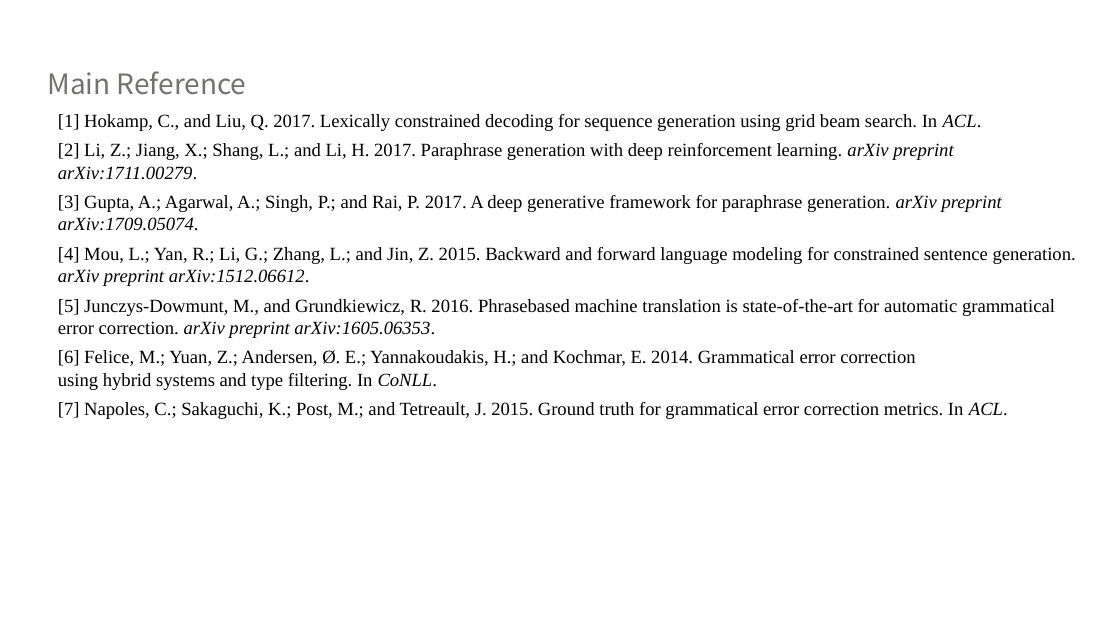
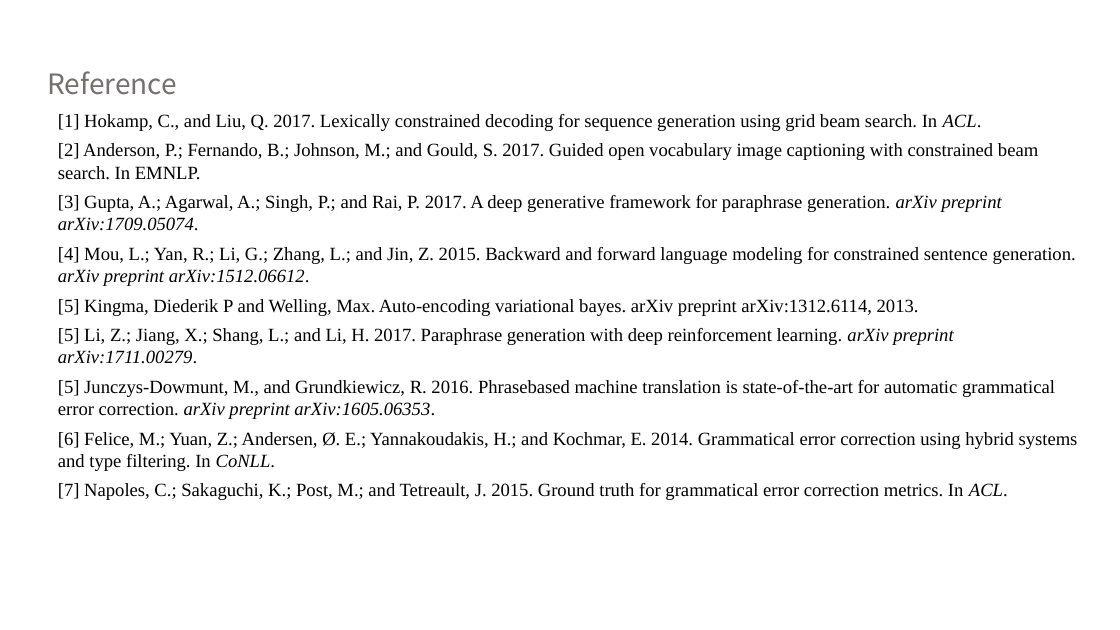
Before and after one commit to NingMiao/CGMH_slides, a slide deck: slide 12 of Miao_slides_ENG.pptx (slide 11 before the commit). Drawn at 1120x630 pixels with LibreOffice and Linux fonts; fonts in the diff are those of the drawing; background and template pictures are left out. Boxes give left, top, right and bottom in pixels: in the first picture for what was removed or moved away, otherwise in the second. Text is boxed around its words. In the diff, an @@ line names an element or a change of style, - is before the commit and + after.

```diff
--- a/Miao_slides_ENG.pptx
+++ b/Miao_slides_ENG.pptx
@@ text at [47,71,177,95]: text changed @@
-Main Reference
+Reference
@@ text at [58,143,1038,180]: text changed @@
-[2] Li, Z.; Jiang, X.; Shang, L.; and Li, H. 2017. Paraphrase generation with deep reinforcement learning. arXiv preprint arXiv:1711.00279.
+[2] Anderson, P.; Fernando, B.; Johnson, M.; and Gould, S. 2017. Guided open vocabulary image captioning with constrained beam search. In EMNLP.
@@ text at [58,299,953,364]: paragraphs added @@
+[5] Kingma, Diederik P and Welling, Max. Auto-encoding variational bayes. arXiv preprint arXiv:1312.6114, 2013.
+[5] Li, Z.; Jiang, X.; Shang, L.; and Li, H. 2017. Paraphrase generation with deep reinforcement learning. arXiv preprint arXiv:1711.00279.
```
Also in this commit, not shown: 6 other slides changed, 2 slides added, 1 slide removed.
